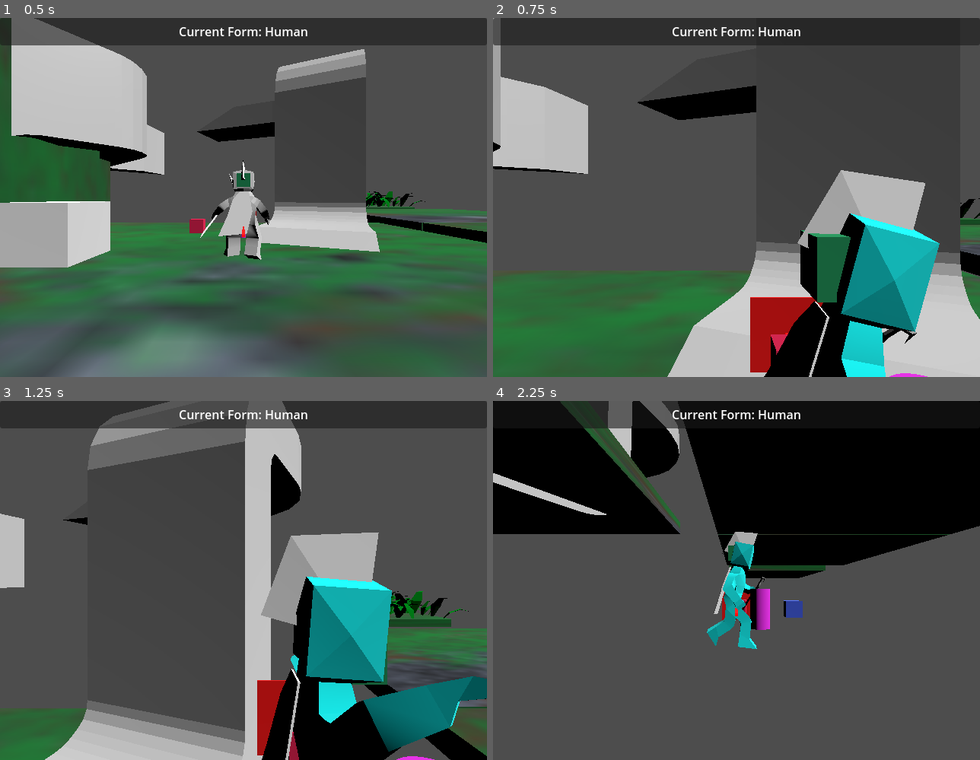
Above: before the commit, frames 1-4 (two rows, left to right).
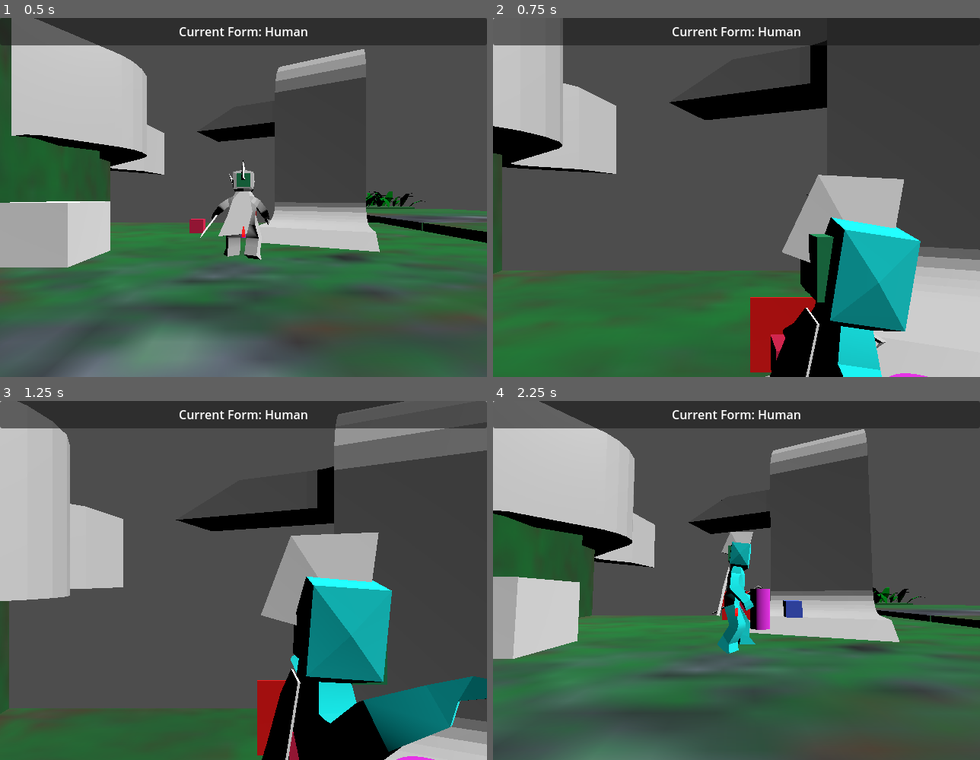
Above: after the commit, the same moments.

Repository: LettucePie/druid
Game: Godot game, scene res://playscenes/play_0.tscn
Two runs of this game, one before a commit and one after it. Both use one fixed random seed, a clock stepped at 60 frames per second and the inputs below.
Inputs (mouse positions are in pixels of both pictures, inside the frame that each line leads up to):
- Up to frame 1 (0.5 s): no input
- Up to frame 2 (0.75 s): tap Enter (ui_accept) at 0.5 s; move the mouse to (843, 179) at 0.52 s; hold D (move_right) from 0.53 s (still down); hold Right mouse button (aim) from 0.53 s (still down)
- Up to frame 3 (1.25 s): keep holding D (move_right); keep holding Right mouse button (aim); tap Space (jump) at 0.77 s
- Up to frame 4 (2.25 s): move the mouse to (639, 598) at 1.27 s; release D (move_right) at 1.28 s; release Right mouse button (aim) at 1.28 s; hold S (move_down) 1.28-2.03 s; tap N (attack) at 1.35 s; tap Space (jump) at 1.52 s; move the mouse to (785, 501) at 2.02 s; hold D (move_right) from 2.03 s (still down); tap K (cam_down) at 2.1 s

Frame 1 is identical in both runs. In frame 2, 19% of the frame differs, in the area x 0-100%, y 0-100%; in frame 3, 33%; in frame 4, 69%.

Commit message:
todo: fix math for deceleration

Diff:
--- a/core/player.gd
+++ b/core/player.gd
@@ -247,7 +247,7 @@
 
 ## Turns the Swivel Ring to the input direction. The Swivel Ring is used for \
 ## dictating the direction the player will travel.
-## TODO return a value to use for decceleration
+#### TODO return a value to use for deceleration
 func turn_swivel_ring(target : Vector3) -> float:
 	var speed_percent : float = velocity.length() / form_speed
 	print("Speed Percent = ", speed_percent)
@@ -260,8 +260,26 @@
 	var result_basis : Basis = ring_basis.slerp(target_basis, speed_percent)
 	$swivel_ring.transform.basis = result_basis
 
-	## Find the difference to calculate the level of decelleration to return
-	return 0.0
+	## Find the difference to calculate the level of deceleration to return
+	var angle_target = (ring_basis * Vector3.FORWARD).angle_to(
+		(target_basis * Vector3.FORWARD)
+	)
+	var angle_result = (ring_basis * Vector3.FORWARD).angle_to(
+		(result_basis * Vector3.FORWARD)
+	)
+	print("angle to target: ", angle_target, " deg: ", rad_to_deg(angle_target))
+	print("angle to result: ", angle_result, " deg: ", rad_to_deg(angle_result))
+	print("angle percent : ", angle_result / angle_target)
+	print("PI ", PI, " PI / 2 ", PI / 2, " deg to rad 180: ", deg_to_rad(180))
+	## Speed Percent lerp matches up with angle result / angle target
+	## I think we should compare the angle reduced against a curve.
+	## 180 degrees being taken off would return absolute deceleration \
+	## and just 5 would return tremendous deceleration.
+	## or just skip all that noise and use the speed percent since we know \
+	## it's the same lol
+	#### TODO visit later
+	#return clampf(1.0 - speed_percent, 0.0, 1.0)
+	return speed_percent
 
 
 func lerp_mesh(delta : float):
@@ -351,7 +369,8 @@
 
 		## Input adjusts the Swivel Ring. The Swivel Ring dictates applied \
 		## direction. Here we update direction to equal our Swivel Ring Forward.
-		direction = $swivel_ring.transform.basis * Vector3.FORWARD
+		direction = ($swivel_ring.transform.basis * Vector3.FORWARD) \
+			* direction.length()
 
 		## Move Edge Ray further when full sprinting and closer when creeping
 		## adds realism to the accuracy of the edge_detection
@@ -370,7 +389,8 @@
 				current_mesh.material_override = test_mat_b
 
 	## Finally, apply the velocity
-	accelerated_dir = direction * form_speed
+	#### TODO figure out how to math this nicely
+	accelerated_dir = direction * (form_speed - (form_speed * decel))
 	if is_on_floor():
 		velocity = accelerated_dir
 		if jump_velocity != Vector3.ZERO:
--- a/core/player.tscn
+++ b/core/player.tscn
@@ -273,34 +273,34 @@
 transform = Transform3D(-0.312618, 0, -2.73299e-08, 0, 0.312618, 0, 2.73299e-08, 0, -0.312618, 0, 0.143265, 0)
 
 [node name="Skeleton3D" parent="human_node/human_model/human_armature" index="0"]
-bones/0/position = Vector3(0, -0.137417, -0.10598)
+bones/0/position = Vector3(0, -0.130953, -0.10598)
 bones/0/rotation = Quaternion(0.0914123, -0.00244562, -0.0016501, 0.995809)
-bones/1/rotation = Quaternion(-0.00782314, 0.030032, 0.796612, 0.603694)
+bones/1/rotation = Quaternion(-0.00633588, 0.0364718, 0.796262, 0.603818)
 bones/2/rotation = Quaternion(0.0834039, -0.0313383, 0.324214, 0.941779)
 bones/3/rotation = Quaternion(0.317049, 0.0415371, 0.0138462, 0.947398)
-bones/5/rotation = Quaternion(-0.0263342, -0.0138638, 0.00400578, 0.999549)
+bones/5/rotation = Quaternion(-0.0309908, -0.0138589, 0.00409407, 0.999415)
 bones/6/rotation = Quaternion(-0.0150778, -3.56578e-05, -0.000320333, 0.999886)
 bones/10/position = Vector3(-0.34512, -0.192523, -0.00858107)
-bones/10/rotation = Quaternion(-0.216114, 0.239552, 0.944283, 0.0651179)
-bones/11/rotation = Quaternion(-0.382465, 0.00103837, -0.00283159, 0.923965)
+bones/10/rotation = Quaternion(-0.216463, 0.234435, 0.945566, 0.0639468)
+bones/11/rotation = Quaternion(-0.368626, 0.000995975, -0.00284676, 0.929573)
 bones/12/rotation = Quaternion(-0.0599468, -0.00843683, -0.742144, 0.667501)
-bones/13/rotation = Quaternion(-0.0847024, -0.0238753, -0.258212, 0.962072)
+bones/13/rotation = Quaternion(-0.0858897, -0.0263892, -0.250564, 0.963921)
 bones/14/rotation = Quaternion(0.395912, -0.0344117, -0.113618, 0.910582)
 bones/17/position = Vector3(0.358753, -0.19082, -0.0116346)
-bones/17/rotation = Quaternion(0.0998706, 0.328679, 0.935399, -0.0838105)
-bones/18/rotation = Quaternion(-0.240383, -0.0954846, -0.010936, 0.965908)
+bones/17/rotation = Quaternion(0.100752, 0.318759, 0.938826, -0.0827485)
+bones/18/rotation = Quaternion(-0.224862, -0.0956477, -0.00940329, 0.969639)
 
 [node name="ear_a" parent="human_node/human_model/human_armature/Skeleton3D" index="0"]
-transform = Transform3D(0.999448, -0.00253311, -0.0331121, -0.000791662, 0.994986, -0.100013, 0.0331994, 0.0999837, 0.994435, 0.000675779, 1.70649, 0.174829)
+transform = Transform3D(0.999448, -0.00253311, -0.0331121, -0.000482256, 0.995875, -0.0907415, 0.0332054, 0.0907075, 0.995324, 0.000675779, 1.71371, 0.167502)
 
 [node name="hair_a" parent="human_node/human_model/human_armature/Skeleton3D" index="1"]
-transform = Transform3D(0.999448, -0.00253311, -0.0331121, -0.000791662, 0.994986, -0.100013, 0.0331994, 0.0999837, 0.994435, 0.00858761, 2.12248, -0.0534317)
+transform = Transform3D(0.999448, -0.00253311, -0.0331121, -0.000482256, 0.995875, -0.0907415, 0.0332054, 0.0907075, 0.995324, 0.00858762, 2.12756, -0.0646259)
 
 [node name="cape" parent="human_node/human_model/human_armature/Skeleton3D" index="2"]
-transform = Transform3D(0.999449, -0.0329398, 0.00416953, 0.0331231, 0.997848, -0.056589, -0.00229653, 0.056696, 0.998389, -0.0395435, 1.20358, -0.309066)
+transform = Transform3D(0.999449, -0.0329398, 0.00416953, 0.0331003, 0.998333, -0.047283, -0.00260509, 0.047395, 0.998873, -0.0395435, 1.20632, -0.311686)
 
 [node name="staff_a" parent="human_node/human_model/human_armature/Skeleton3D" index="3"]
-transform = Transform3D(0.383343, -0.301886, 0.872876, 0.861337, 0.457985, -0.21988, -0.333386, 0.83613, 0.435591, 1.40254, 0.0510331, 0.207522)
+transform = Transform3D(0.3683, -0.307354, 0.877433, 0.867101, 0.45403, -0.204922, -0.335397, 0.836295, 0.433726, 1.41489, 0.0694193, 0.206707)
 
 [node name="standin_floor" parent="human_node/human_model" index="1"]
 visible = false
@@ -337,16 +337,16 @@
 [node name="Skeleton3D" parent="wolf_node/wolf_model/Armature" index="0"]
 bones/1/rotation = Quaternion(0.656745, -8.93774e-16, -8.93774e-16, 0.754113)
 bones/2/rotation = Quaternion(0.12946, 1.04057e-15, -9.22106e-17, 0.991585)
-bones/3/rotation = Quaternion(-0.303987, -4.86299e-18, 5.93554e-17, 0.952676)
-bones/4/rotation = Quaternion(-0.287803, 2.27604e-19, 6.46528e-17, 0.95769)
+bones/3/rotation = Quaternion(-0.297115, 6.33099e-19, 6.90212e-17, 0.954842)
+bones/4/rotation = Quaternion(-0.290698, -7.19426e-19, 5.70392e-17, 0.956815)
 bones/5/rotation = Quaternion(0.456607, 1.48065e-22, -1.01387e-16, 0.889668)
 bones/6/rotation = Quaternion(0.859775, 0.204093, 0.0176992, -0.467782)
 bones/7/rotation = Quaternion(0.859775, -0.204093, -0.0176992, -0.467782)
-bones/8/position = Vector3(0.903733, 1.08371, 1.11224)
-bones/8/rotation = Quaternion(0.785001, 6.00432e-18, 7.39565e-18, 0.619495)
+bones/8/position = Vector3(0.903733, 1.10845, 1.0965)
+bones/8/rotation = Quaternion(0.780831, -8.18204e-18, -1.52007e-19, 0.624743)
 bones/9/rotation = Quaternion(0.102258, 1.18584e-07, 1.21901e-08, 0.994758)
-bones/12/position = Vector3(-0.903733, 1.08371, 1.11224)
-bones/12/rotation = Quaternion(0.785001, 6.00432e-18, 7.39565e-18, 0.619495)
+bones/12/position = Vector3(-0.903733, 1.10845, 1.0965)
+bones/12/rotation = Quaternion(0.780831, -8.18204e-18, -1.52007e-19, 0.624743)
 bones/13/rotation = Quaternion(0.102258, 1.18584e-07, 1.21901e-08, 0.994758)
 bones/16/rotation = Quaternion(0.649191, -0.000736844, -0.092586, 0.754969)
 bones/17/rotation = Quaternion(0.560286, -0.0218214, 0.0589299, 0.825912)
